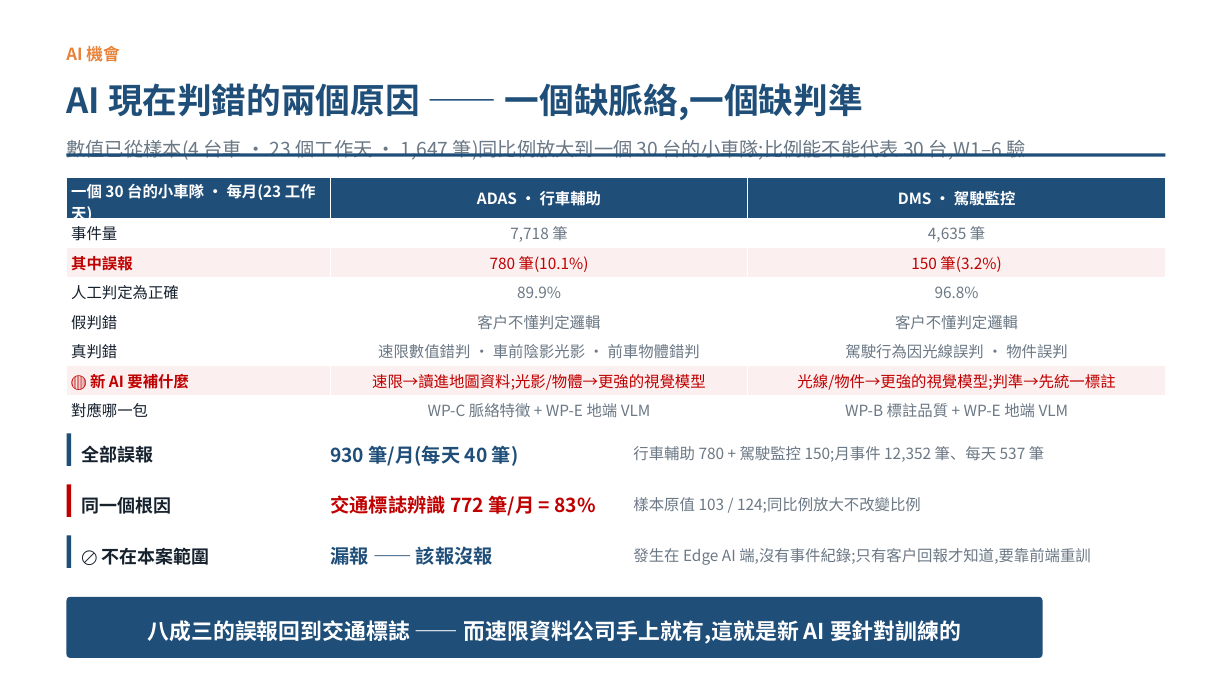
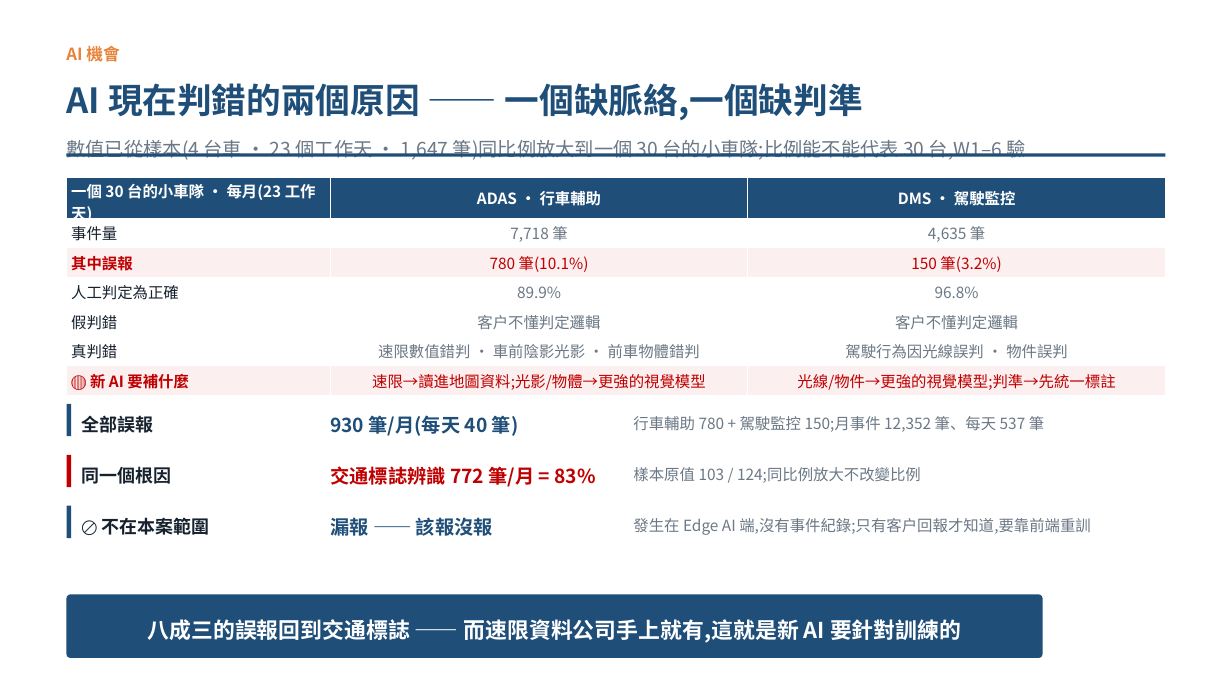
Before and after one commit to pokai-huang0828/UTS_workspace, a slide deck: slide 4 of Artificial Intelligence for Enterprises/Assessment3/Huang_26254793_421104_Assessment 3.pptx. Drawn at 1232x693 pixels with LibreOffice and Linux fonts; fonts in the diff are those of the drawing. Boxes give left, top, right and bottom in pixels: in the first picture for what was removed or moved away, otherwise in the second. Text is boxed around its words. In the diff, an @@ line names an element or a change of style, - is before the commit and + after.

```diff
--- a/Artificial Intelligence for Enterprises/Assessment3/Huang_26254793_421104_Assessment 3.pptx
+++ b/Artificial Intelligence for Enterprises/Assessment3/Huang_26254793_421104_Assessment 3.pptx
@@ table at box(67, 177, 1165, 395) @@
-row 8: 對應哪一包 | WP-C 脈絡特徵 + WP-E 地端 VLM | WP-B 標註品質 + WP-E 地端 VLM
@@ 9 texts, 3 rectangles: place and size @@
-9 texts, 3 rectangles at box(67, 433, 1091, 570)
+9 texts, 3 rectangles at box(67, 404, 1091, 540)
```
Also in this commit, not shown: 2 other files.
